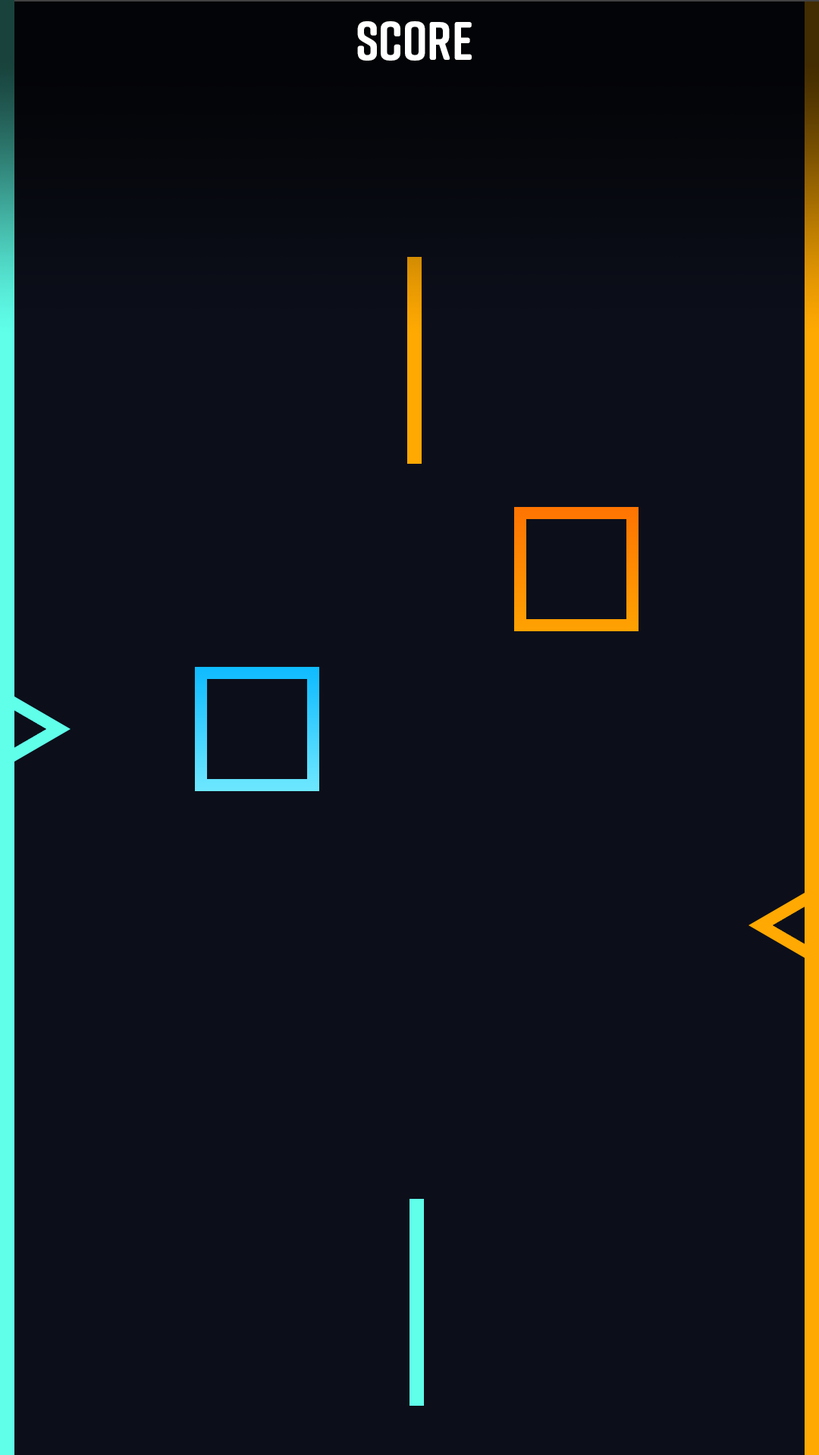
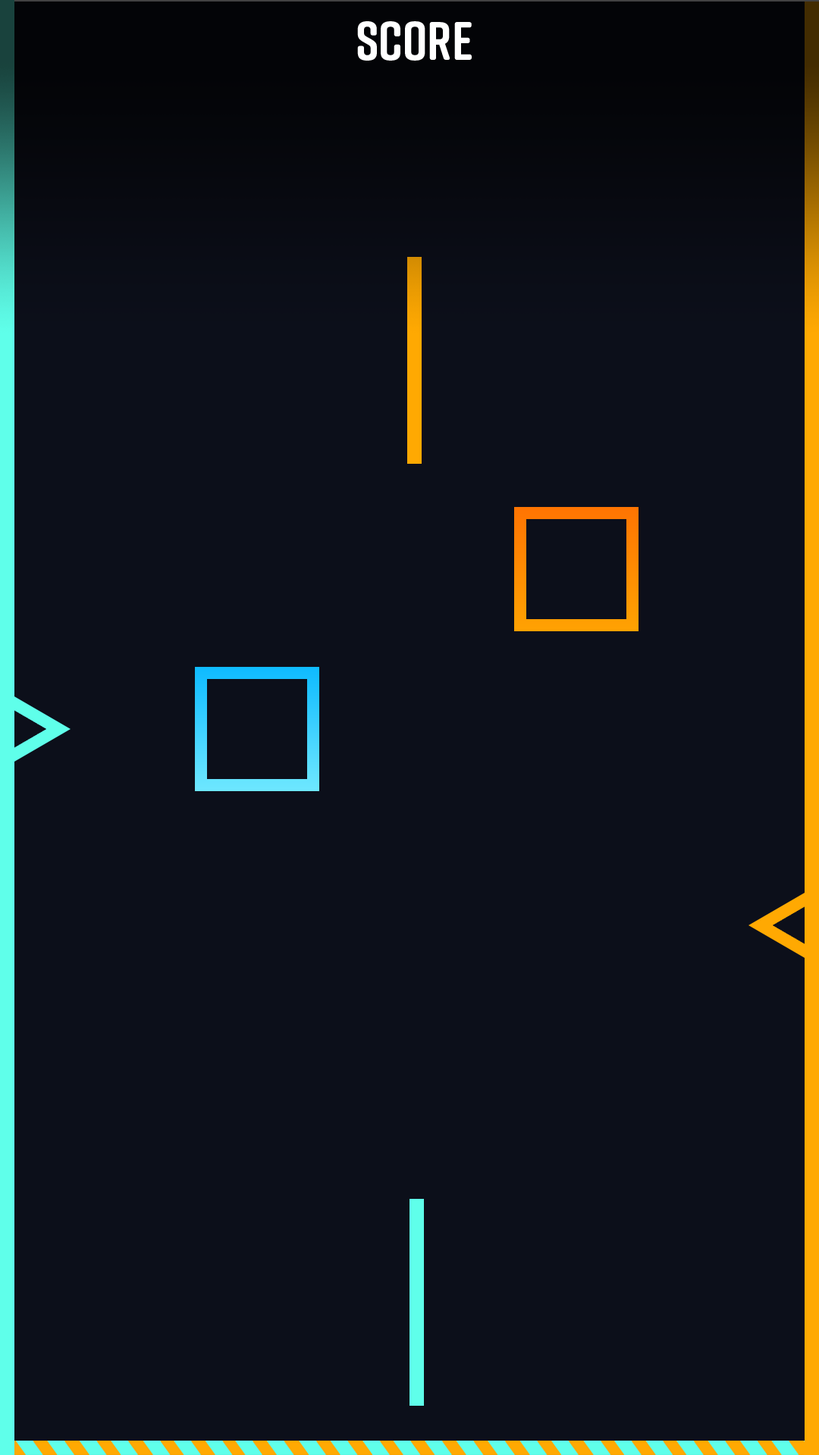
Before/after of a 819x1455 layered artwork. What changed in the layer stack:
added layer "floor" in group "Prancheta 1" over [14, 1440, 805, 1455]
